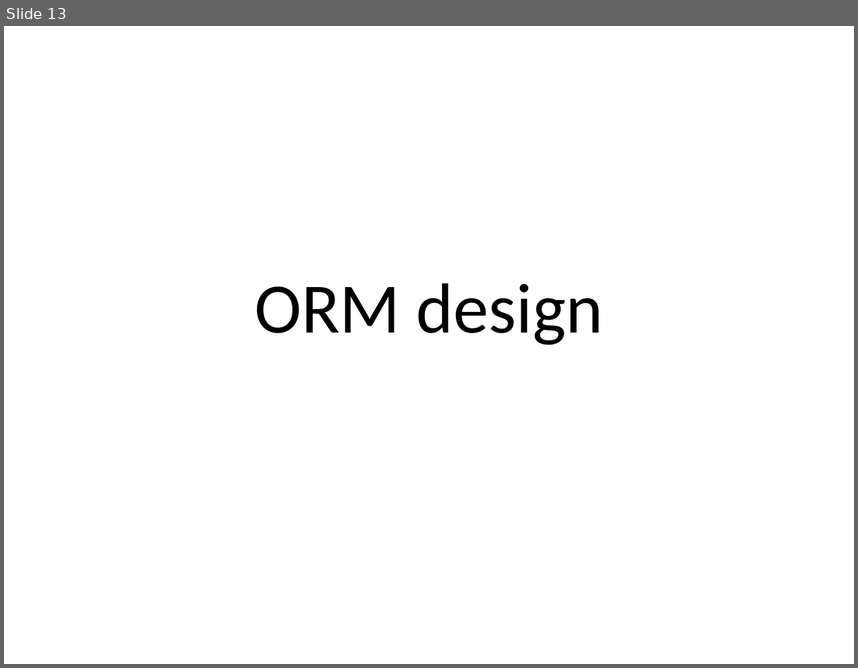
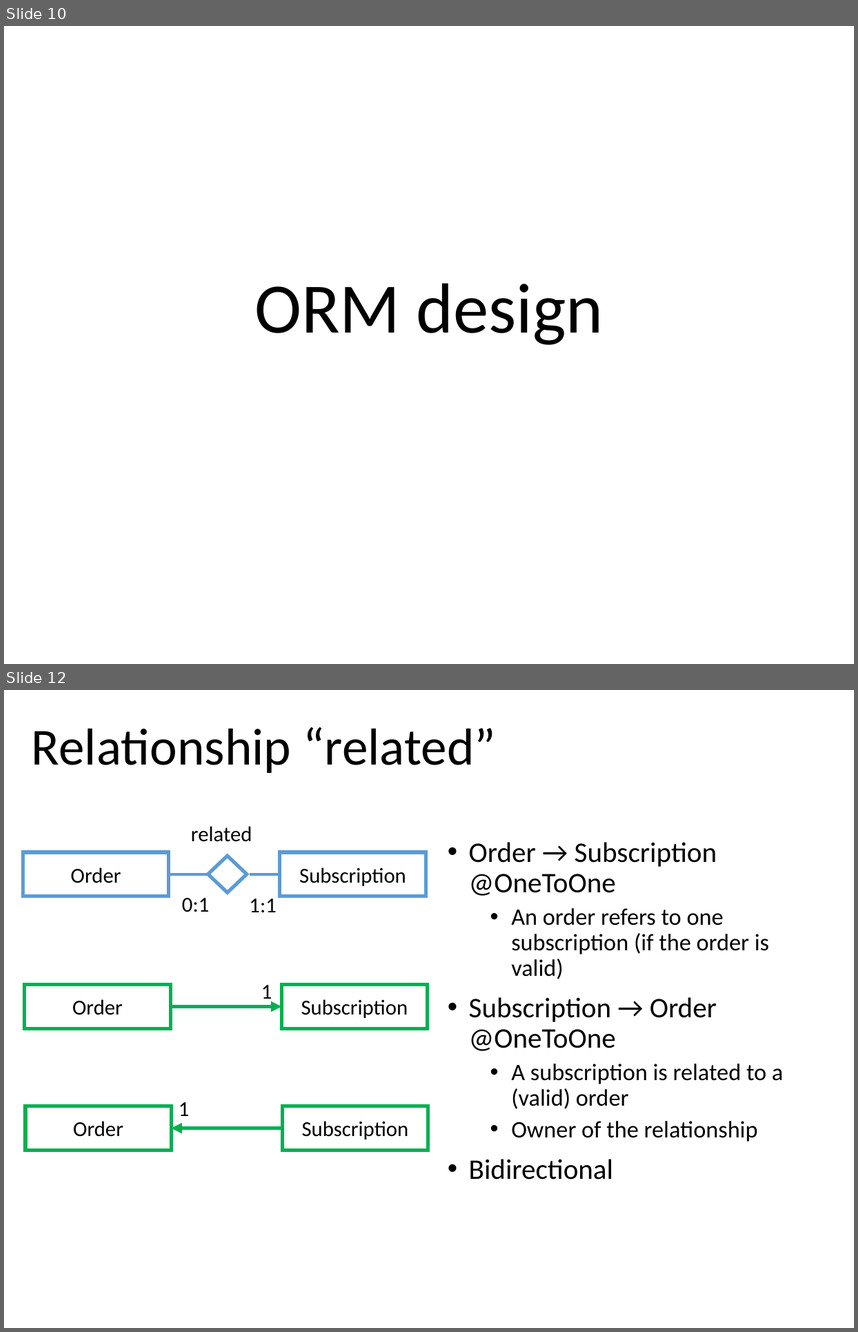
Before and after one commit to marcozetaa/TelcoService, a slide deck: UML/Presentation.pptx. Shown one above the other, each under a label of ours: slide 13 before the commit, slides 10 and 12 after it; the slides between them are not shown. The pictures are 858x668 and 858x1332 pixels, drawn with LibreOffice and Linux fonts; fonts in the diff are those of the drawing. Boxes give left, top, right and bottom in pixels: in the first picture for what was removed or moved away, otherwise in the second. Text is boxed around its words. In the diff, an @@ line names an element or a change of style, - is before the commit and + after.

```diff
--- a/UML/Presentation.pptx
+++ b/UML/Presentation.pptx
@@ slide 12 added at box(4, 690, 854, 1328), background #FFFFFF @@
@@ title added at box(32, 727, 496, 773), 44 pt, text #000000 @@
+Relationship “related”
@@ text added at box(191, 826, 252, 842), 18 pt, text #000000 @@
+related
@@ rectangle added at box(23, 852, 169, 896), fill #FFFFFF, outline #5B9BD5 3 pt, 18 pt, text #000000 @@
+Order
@@ rectangle added at box(280, 852, 426, 896), fill #FFFFFF, outline #5B9BD5 3 pt, 18 pt, text #000000 @@
+Subscription
@@ text added at box(469, 842, 783, 1179), 20 pt, text #000000 @@
+• Order → Subscription @OneToOne
+  • An order refers to one subscription (if the order is valid)
+• Subscription → Order @OneToOne
+  • A subscription is related to a (valid) order
+  • Owner of the relationship
+• Bidirectional
@@ line added from (208, 874) to (169, 874), #5B9BD5 2.25 pt @@
@@ diamond added at box(208, 856, 247, 893), fill #FFFFFF, outline #5B9BD5 3 pt @@
@@ line added from (280, 874) to (250, 874), #5B9BD5 2.25 pt @@
@@ text added at box(182, 898, 209, 912), 18 pt, text #000000 @@
+0:1
@@ text added at box(249, 898, 276, 912), 18 pt, text #000000 @@
+1:1
@@ rectangle added at box(25, 984, 170, 1028), outline #00B050 3 pt, 18 pt, text #000000 @@
+Order
@@ text added at box(261, 985, 272, 1005), 18 pt, text #000000 @@
+1
@@ rectangle added at box(282, 984, 428, 1028), outline #00B050 3 pt, 18 pt, text #000000 @@
+Subscription
@@ arrow added from (170, 1006) to (282, 1006), #00B050 3 pt @@
@@ text added at box(179, 1102, 190, 1116), 18 pt, text #000000 @@
+1
@@ rectangle added at box(25, 1105, 172, 1150), outline #00B050 3 pt, 18 pt, text #000000 @@
+Order
@@ rectangle added at box(282, 1105, 428, 1150), outline #00B050 3 pt, 18 pt, text #000000 @@
+Subscription
@@ arrow added from (282, 1127) to (172, 1127), #00B050 3 pt @@
@@ what was slide 13 is now slide 10 @@
```
Also in this commit, not shown: 3 slides changed, 1 other slide added.
